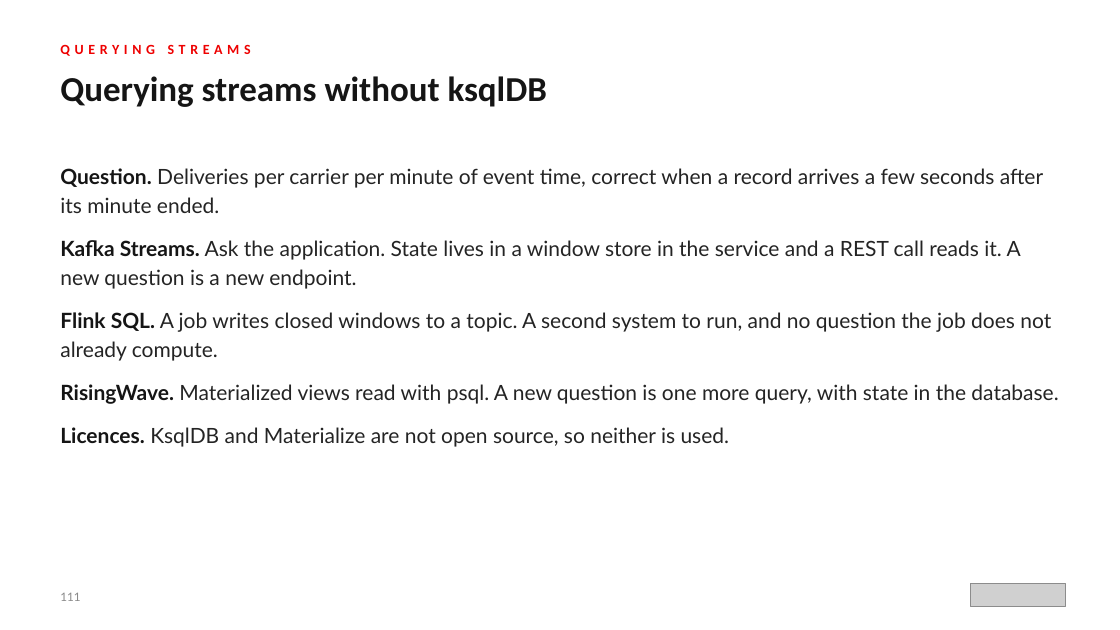
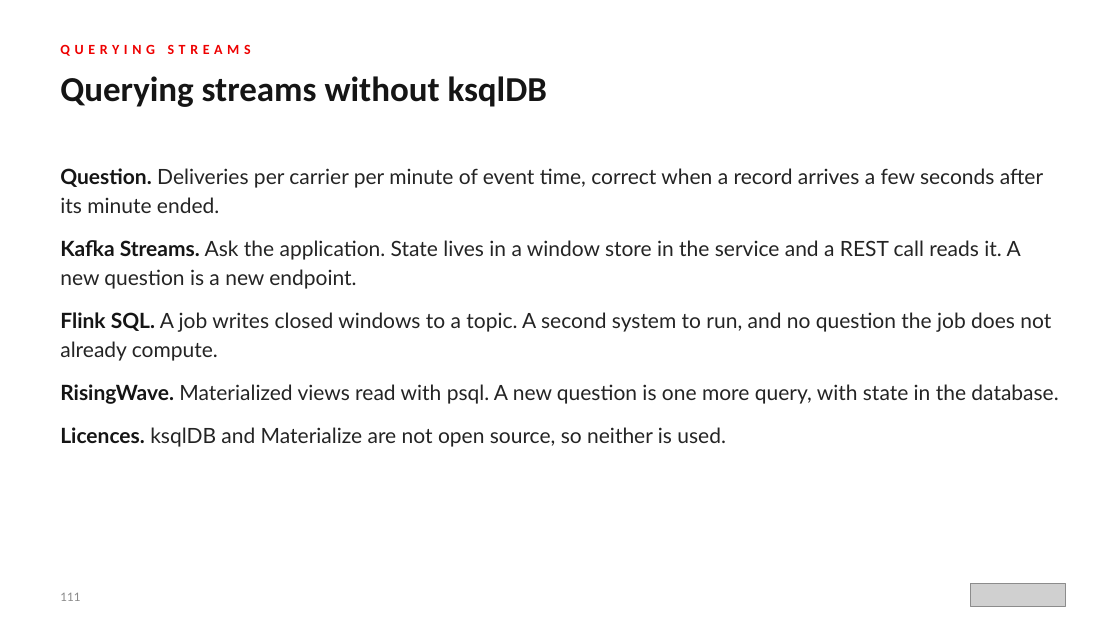
Before and after one commit to patterncatalyst/event-driven-patterns-with-quarkus-and-camel, a slide deck: slide 111 of lgtm-presentation/Event-Driven-Patterns-with-Quarkus-and-Camel.pptx. Drawn at 1120x630 pixels with LibreOffice and Linux fonts; fonts in the diff are those of the drawing; grey boxes stand for pictures. Boxes give left, top, right and bottom in pixels: in the first picture for what was removed or moved away, otherwise in the second. Text is boxed around its words. In the diff, an @@ line names an element or a change of style, - is before the commit and + after.

```diff
--- a/lgtm-presentation/Event-Driven-Patterns-with-Quarkus-and-Camel.pptx
+++ b/lgtm-presentation/Event-Driven-Patterns-with-Quarkus-and-Camel.pptx
@@ text at (60, 427, 726, 447): text changed @@
-● Licences. KsqlDB and Materialize are not open source, so neither is used.
+● Licences. ksqlDB and Materialize are not open source, so neither is used.
```
Also in this commit, not shown: 3 other slides changed, 10 other files.
